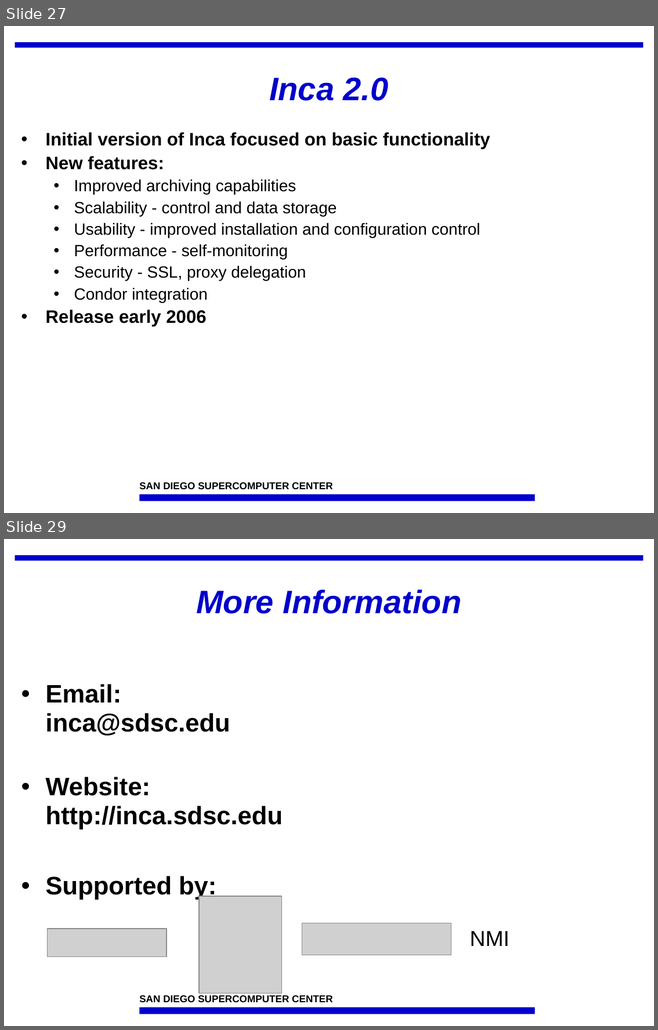
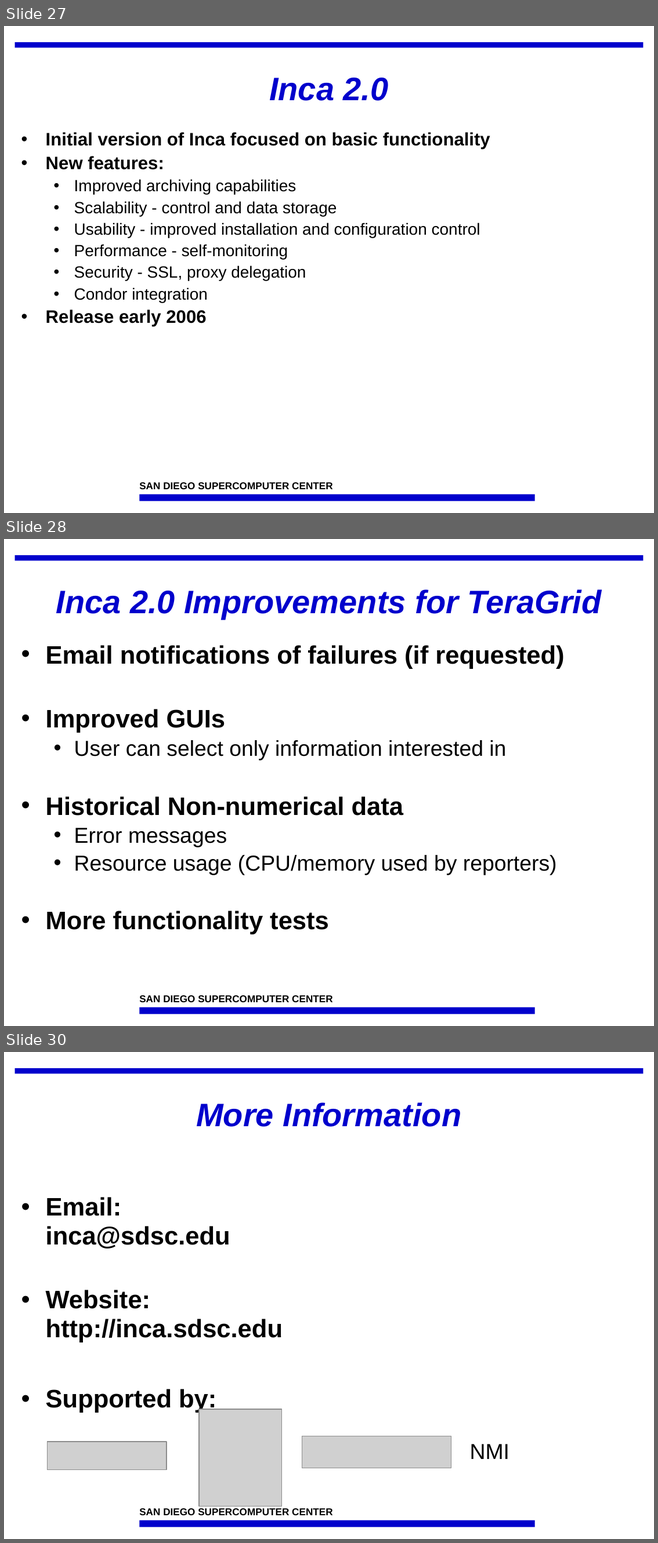
Before and after one commit to IncaProject/inca-xsede, a slide deck: talks/inca_sc05.ppt. Shown one above the other, each under a label of ours: slides 27 and 29 before the commit, slides 27, 28 and 30 after it; the slides between them are not shown. The pictures are 658x1030 and 658x1543 pixels, drawn with LibreOffice and Linux fonts; fonts in the diff are those of the drawing; grey boxes stand for pictures; background and template pictures are left out. Boxes give left, top, right and bottom in pixels: in the first picture for what was removed or moved away, otherwise in the second. Text is boxed around its words. In the diff, an @@ line names an element or a change of style, - is before the commit and + after.

```diff
--- a/talks/inca_sc05.ppt
+++ b/talks/inca_sc05.ppt
@@ slide 28 added at bbox=[4, 539, 654, 1026], background #FFFFFF; not listed: 3 template elements that a slide beside it also shows @@
@@ title added at bbox=[56, 589, 601, 619], 36 pt, text #0000CC, bold, italic @@
+Inca 2.0 Improvements for TeraGrid
@@ text added at bbox=[46, 645, 564, 935], 28 pt, text #000000, bold @@
+• Email notifications of failures (if requested)
+• Improved GUIs
+  • User can select only information interested in
+• Historical Non-numerical data
+  • Error messages
+  • Resource usage (CPU/memory used by reporters)
+• More functionality tests
@@ what was slide 29 is now slide 30 @@
```
Also in this commit, not shown: 3 slides changed, 3 other slides added, 1 other file.
